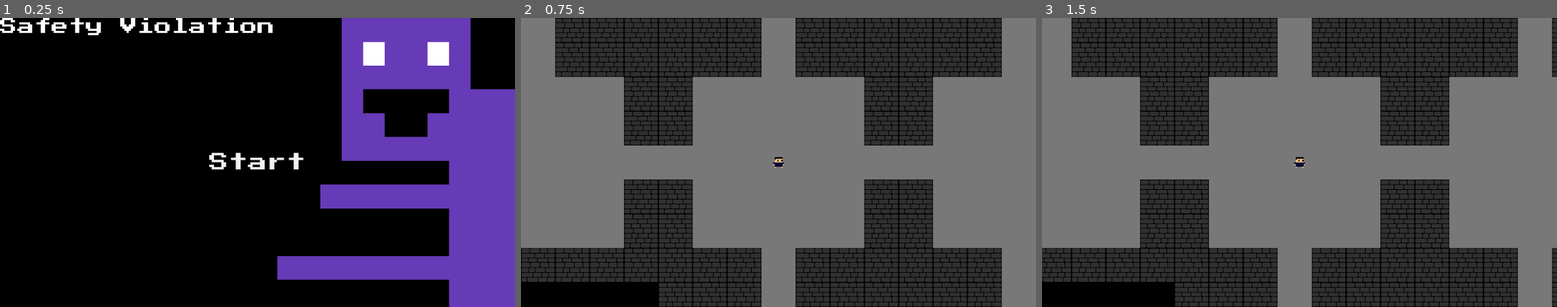
Above: before the commit, frames 1-3 (left to right).
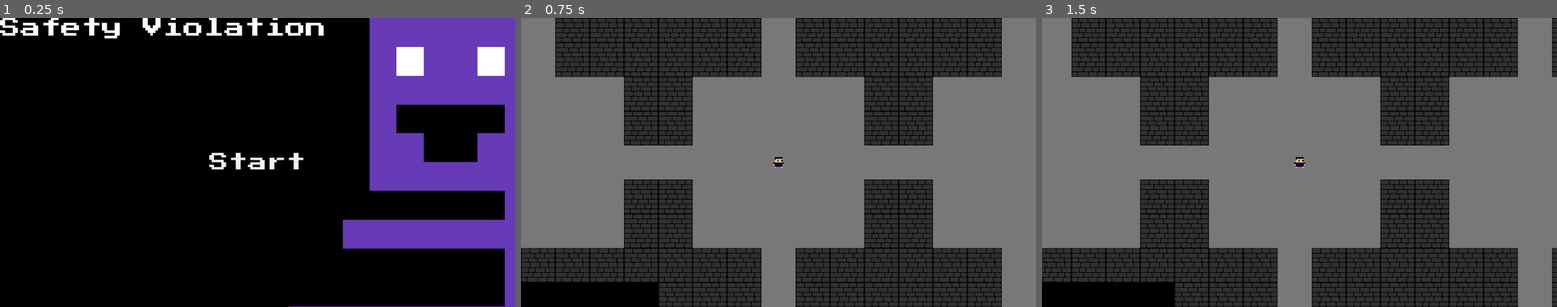
Above: after the commit, the same moments.

Repository: hoalex21/kyjam1
Game: Godot game, scene res://main_menu.tscn
The game is run twice, just before and just after one commit, with the same random seed, the same clock (stepped at 60 frames per second) and the same inputs.
Inputs:
- Up to frame 1 (0.25 s): no input
- Up to frame 2 (0.75 s): click "Start" at 0.5 s
- Up to frame 3 (1.5 s): tap Enter at 1.25 s; hold D (right) from 1.28 s (still down)

The runs differ from the first frame. In frame 1, 23% of the frame differs, in the area x 0-100%, y 0-100%; in frame 2, nothing differs; in frame 3, nothing differs.

Commit message:
tweak main menu

Diff:
--- a/main_menu.tscn
+++ b/main_menu.tscn
@@ -17,8 +17,8 @@
 
 [node name="TextureRect" type="TextureRect" parent="CanvasLayer"]
 offset_left = 437.0
-offset_right = 1077.0
-offset_bottom = 712.0
+offset_right = 1243.0
+offset_bottom = 862.0
 texture = ExtResource("2_p43qr")
 flip_h = true
 
@@ -43,10 +43,10 @@
 text = "Start"
 
 [node name="Safety Violation" type="Label" parent="CanvasLayer"]
-offset_right = 40.0
-offset_bottom = 23.0
+offset_right = 512.0
+offset_bottom = 35.0
 theme = ExtResource("1_ltfit")
-theme_override_font_sizes/font_size = 32
+theme_override_font_sizes/font_size = 38
 text = "Safety Violation"
 
 [connection signal="pressed" from="CanvasLayer/VBoxContainer/Start" to="." method="_on_start_pressed"]
Not shown, removed: export_presets.cfg
Not shown, changed: .DS_Store
Not shown, removed: build/.DS_Store
